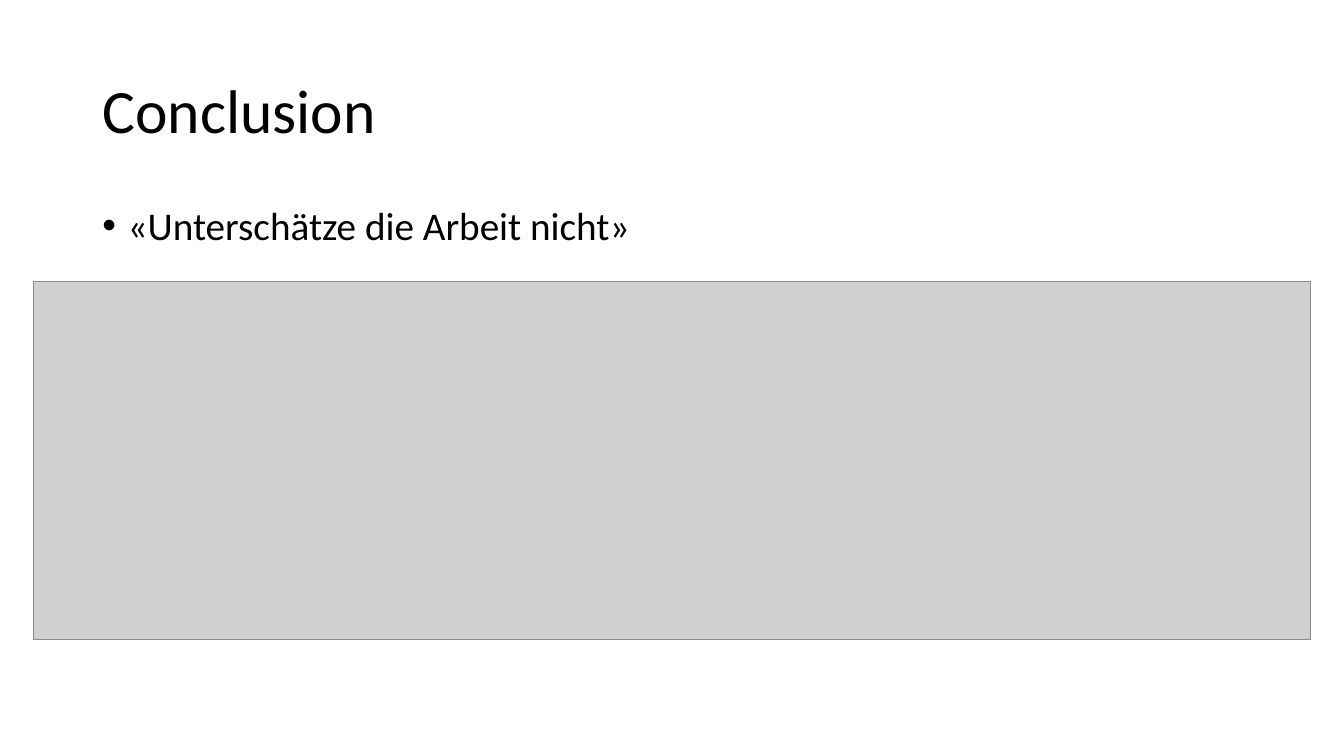
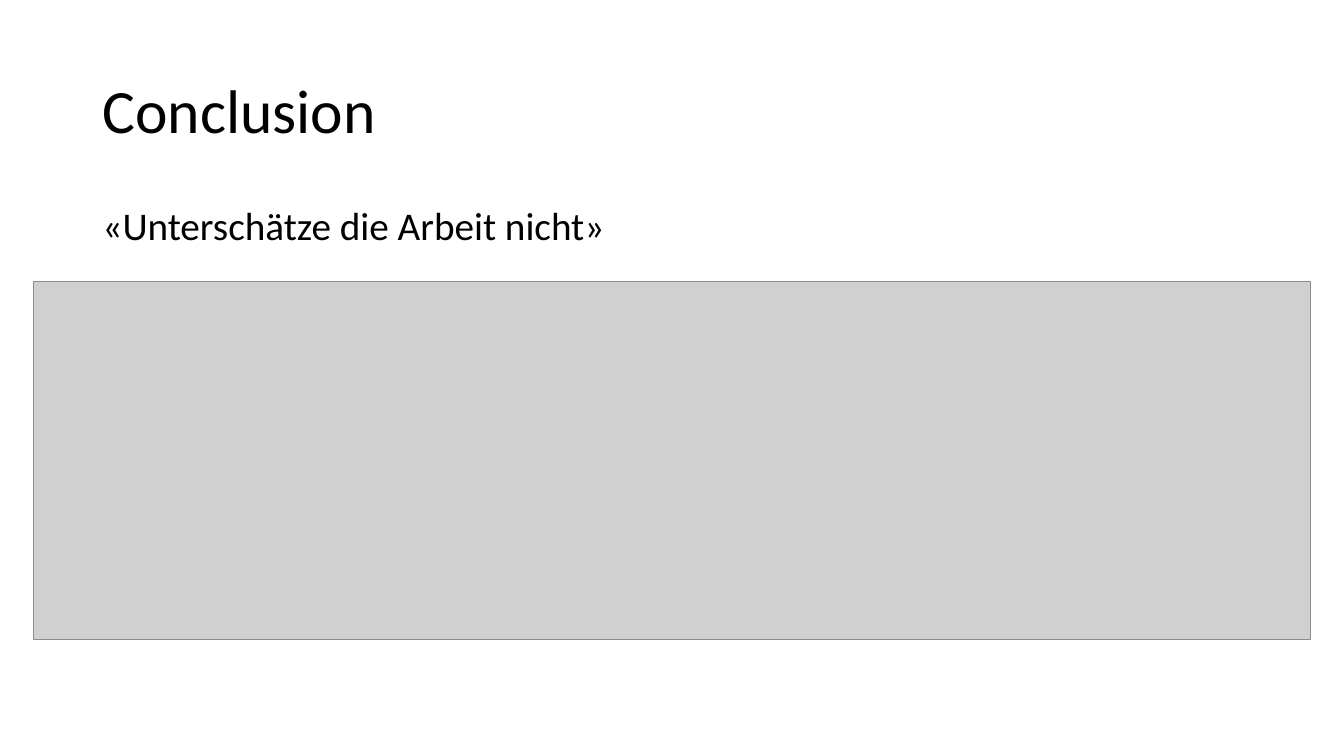
Before and after one commit to riedd2/webprogramming, a slide deck: slide 7 of ch.bfh.bti7054.w2014.p.pc-hammer/doc/PCHAMMER.pptx. Drawn at 1344x756 pixels with LibreOffice and Linux fonts; fonts in the diff are those of the drawing; grey boxes stand for pictures; background and template pictures are left out. Boxes give left, top, right and bottom in pixels: in the first picture for what was removed or moved away, otherwise in the second. Text is boxed around its words. In the diff, an @@ line names an element or a change of style, - is before the commit and + after.

```diff
--- a/ch.bfh.bti7054.w2014.p.pc-hammer/doc/PCHAMMER.pptx
+++ b/ch.bfh.bti7054.w2014.p.pc-hammer/doc/PCHAMMER.pptx
@@ text "«Unterschätze die Arbeit nicht»" at (x1=102, y1=212, x2=604, y2=241): bullet • to none @@
```
Also in this commit, not shown: 3 other slides changed, 1 other file.
